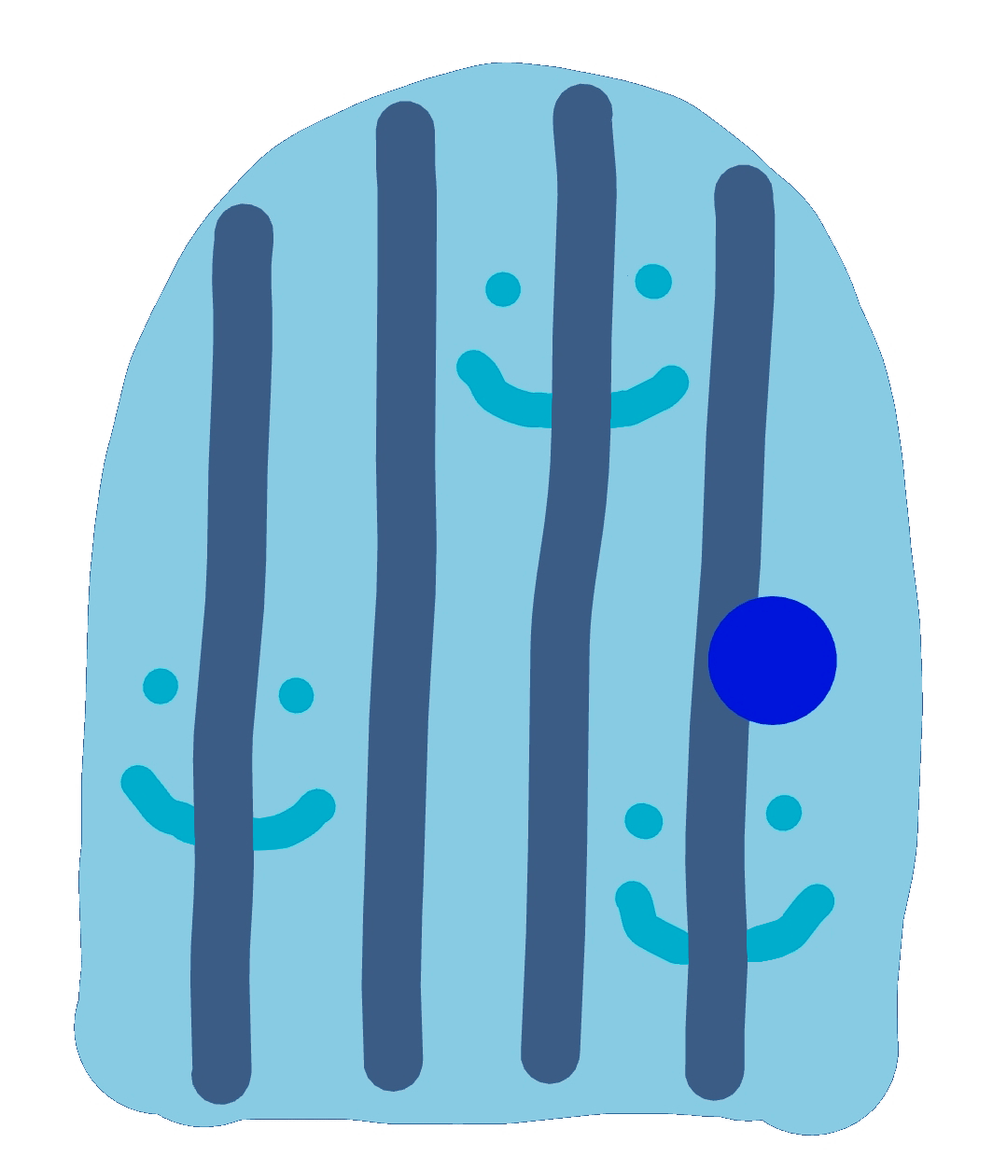
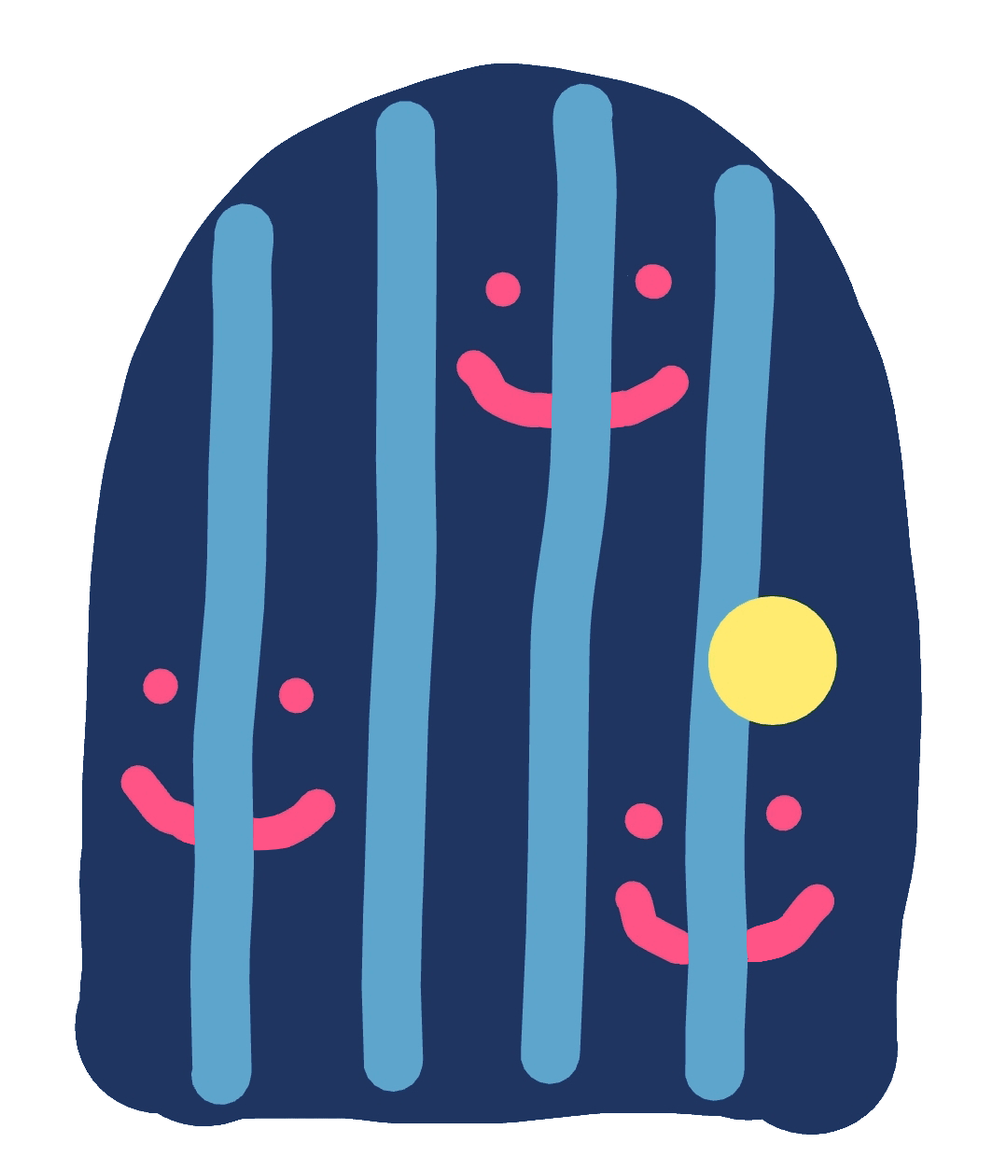
Layer changes from the first 1007 x 1171 image to the second:
painted on "Calque 0" over (x1=72, y1=61, x2=924, y2=1137)
